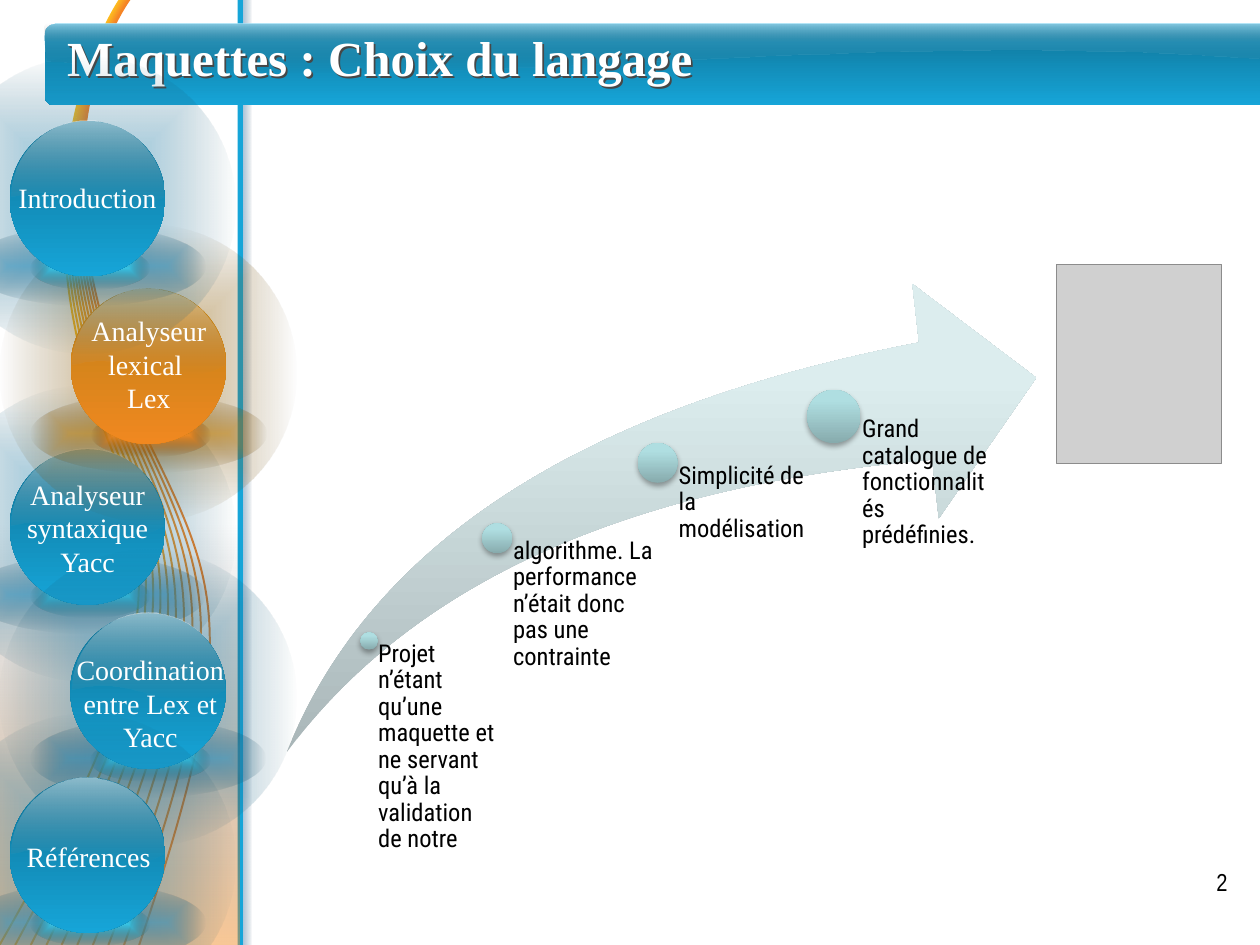
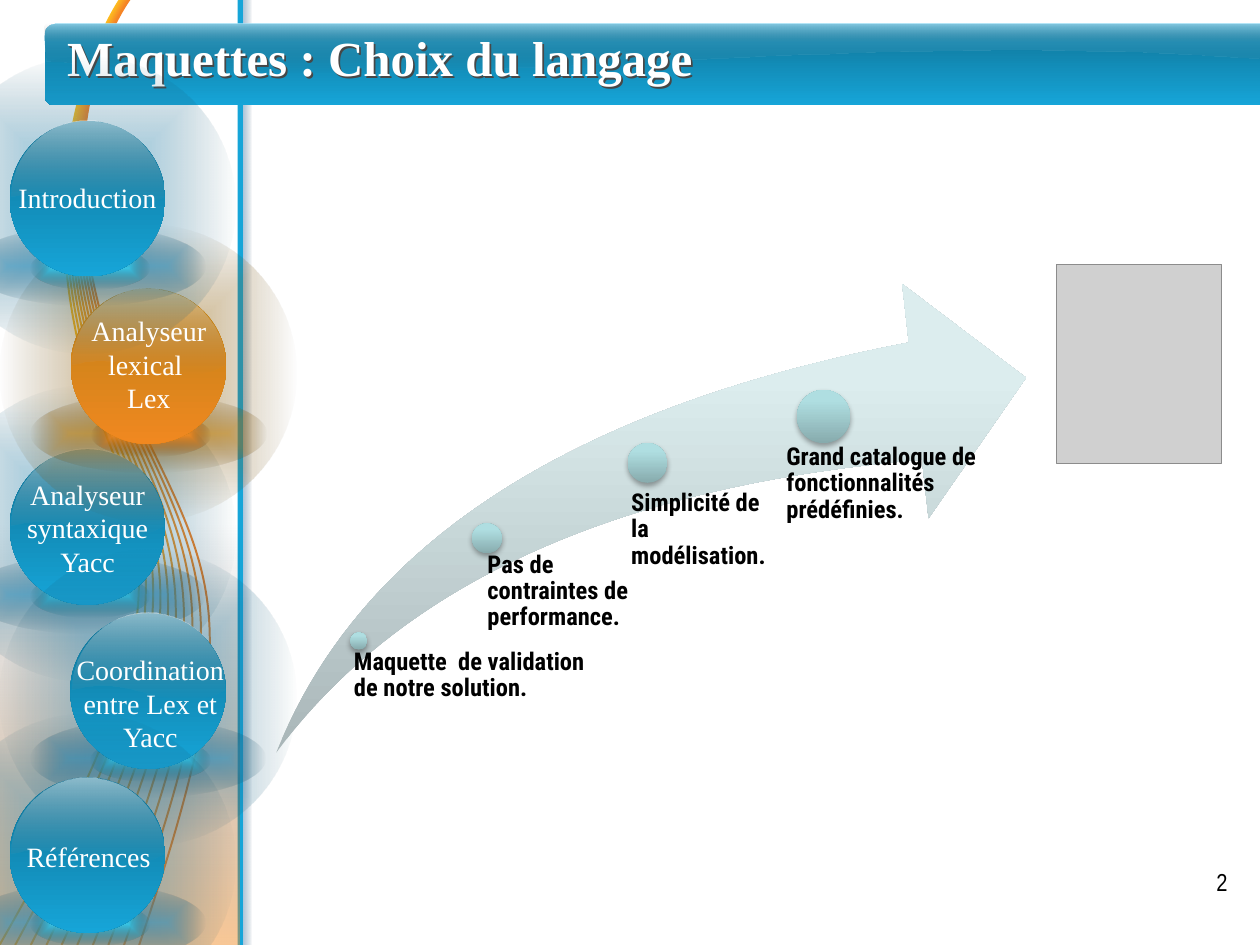
Before and after one commit to sarrabenbrahim/team-war, a slide deck: slide 2 of PFE/Presentation/presentation - Abdelali.pptx. Drawn at 1260x945 pixels with LibreOffice and Linux fonts; fonts in the diff are those of the drawing; grey boxes stand for pictures. Boxes give left, top, right and bottom in pixels: in the first picture for what was removed or moved away, otherwise in the second. Text is boxed around its words. In the diff, an @@ line names an element or a change of style, - is before the commit and + after.

```diff
--- a/PFE/Presentation/presentation - Abdelali.pptx
+++ b/PFE/Presentation/presentation - Abdelali.pptx
@@ 4 ellipses, 1 swoosh arrow: place and size @@
-4 ellipses, 1 swoosh arrow at box(286, 284, 1036, 752)
+4 ellipses, 1 swoosh arrow at box(276, 284, 1026, 752)
@@ text "Grand catalogue de fonctionnalités prédéfinies.": place and size @@
-text "Grand catalogue de fonctionnalités prédéfinies." at box(862, 418, 987, 548)
+text "Grand catalogue de fonctionnalités prédéfinies." at box(786, 443, 976, 523)
@@ text "Grand catalogue de fonctionnalités prédéfinies." at box(786, 443, 976, 523): bold on @@
@@ text at box(631, 489, 765, 565): text changed; bold on @@
-Simplicité de la modélisation
+Simplicité de la modélisation.
@@ text removed at box(513, 537, 652, 666) @@
-algorithme. La performance n’était donc pas une contrainte
@@ text added at box(487, 550, 628, 630), 14 pt, text #000000, bold @@
+Pas de contraintes de performance.
@@ text at box(354, 648, 584, 697): text changed; bold on @@
-Projet n’étant qu’une maquette et ne servant qu’à la validation de notre
+Maquette de validation de notre solution.
```
Also in this commit, not shown: 5 other slides changed, 1 slide added.
